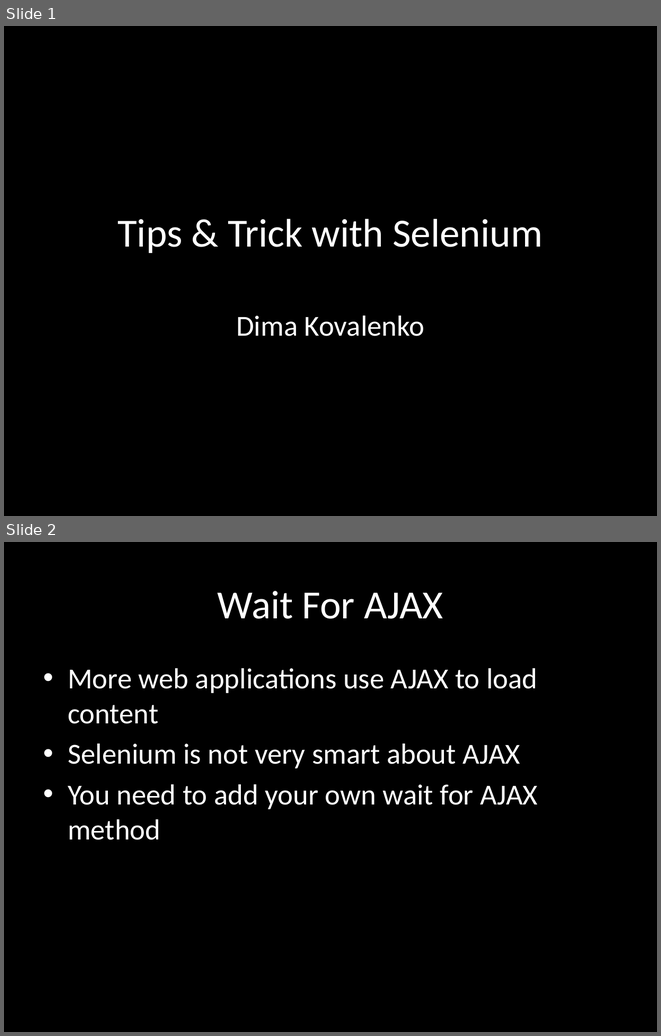
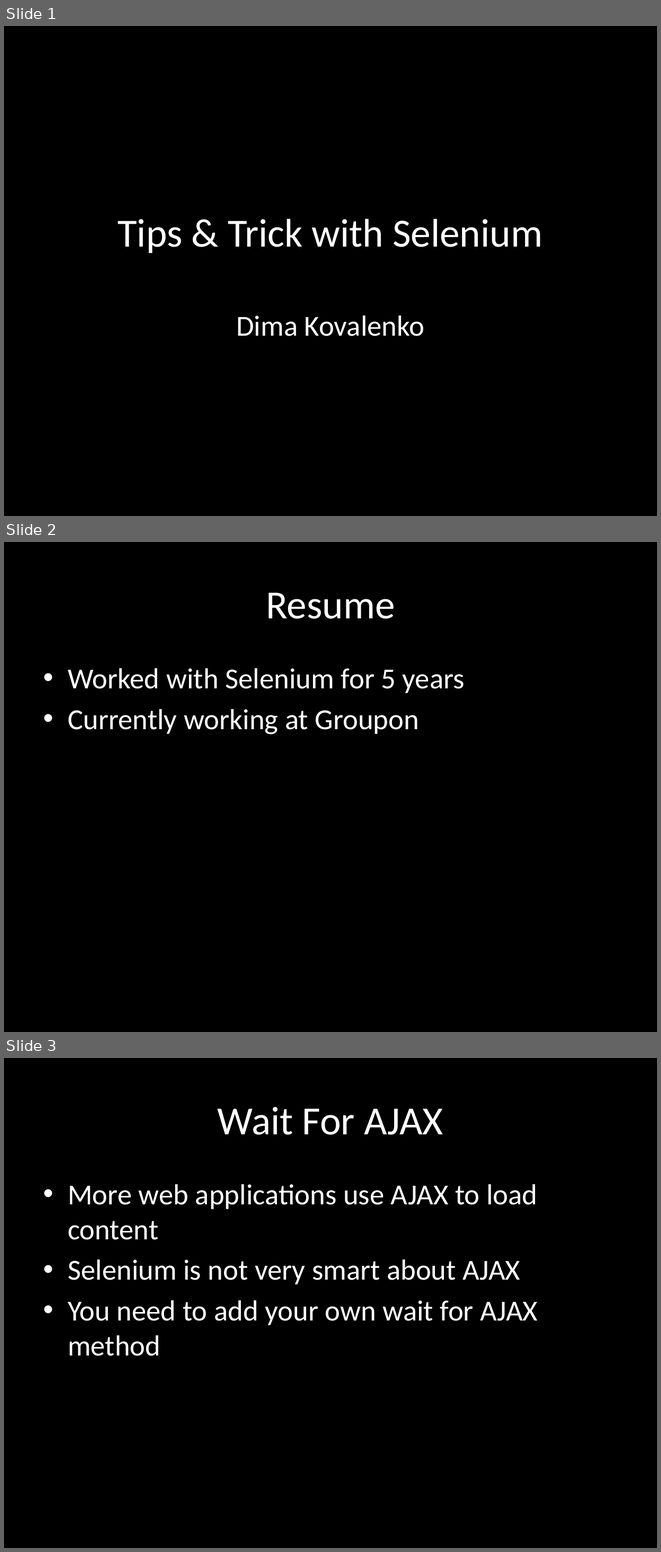
Before and after one commit to dimacus/SeleniumTipsAndTricks, a slide deck: selenium_camp_v1.pptx. Shown one above the other, each under a label of ours: slides 1 and 2 before the commit, slides 1, 2 and 3 after it. The pictures are 661x1036 and 661x1552 pixels, drawn with LibreOffice and Linux fonts; fonts in the diff are those of the drawing. Boxes give left, top, right and bottom in pixels: in the first picture for what was removed or moved away, otherwise in the second. Text is boxed around its words. In the diff, an @@ line names an element or a change of style, - is before the commit and + after.

```diff
--- a/selenium_camp_v1.pptx
+++ b/selenium_camp_v1.pptx
@@ slide 2 added at box(4, 542, 657, 1032), background #000000 @@
@@ title added at box(266, 592, 395, 619), 44 pt, text #FFFFFF @@
+Resume
@@ text added at box(68, 668, 465, 734), 32 pt, text #FFFFFF @@
+• Worked with Selenium for 5 years
+• Currently working at Groupon
@@ what was slide 2 is now slide 3 @@
```
Also in this commit, not shown: 8 slides changed, 9 other slides added, 3 slides removed.
